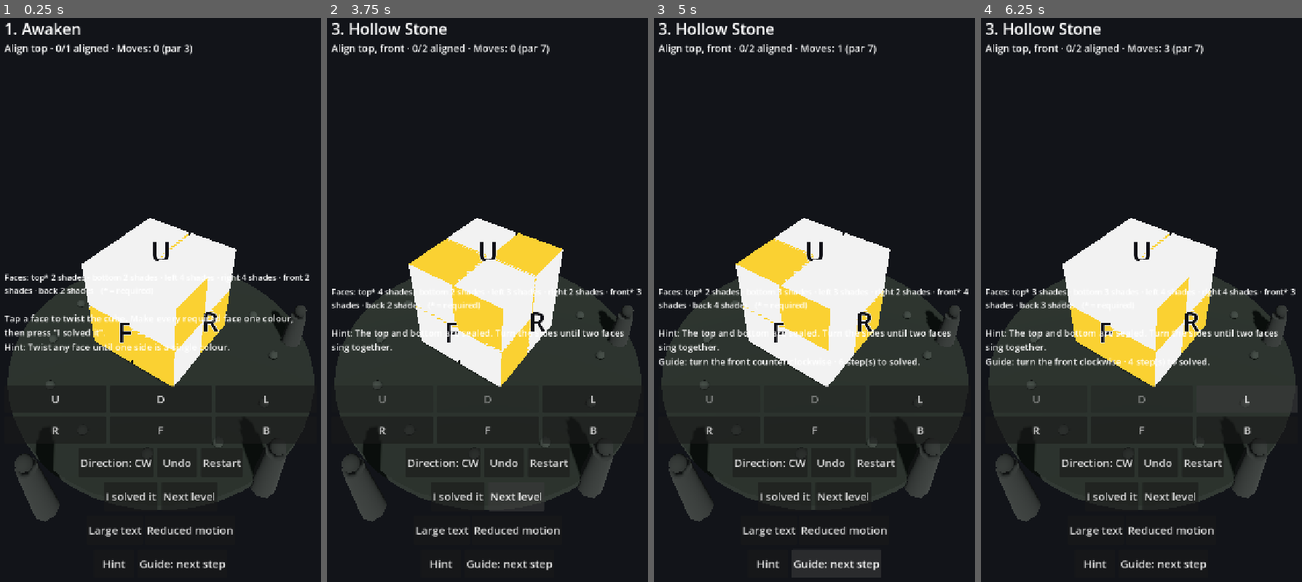
Above: before the commit, frames 1-4 (left to right).
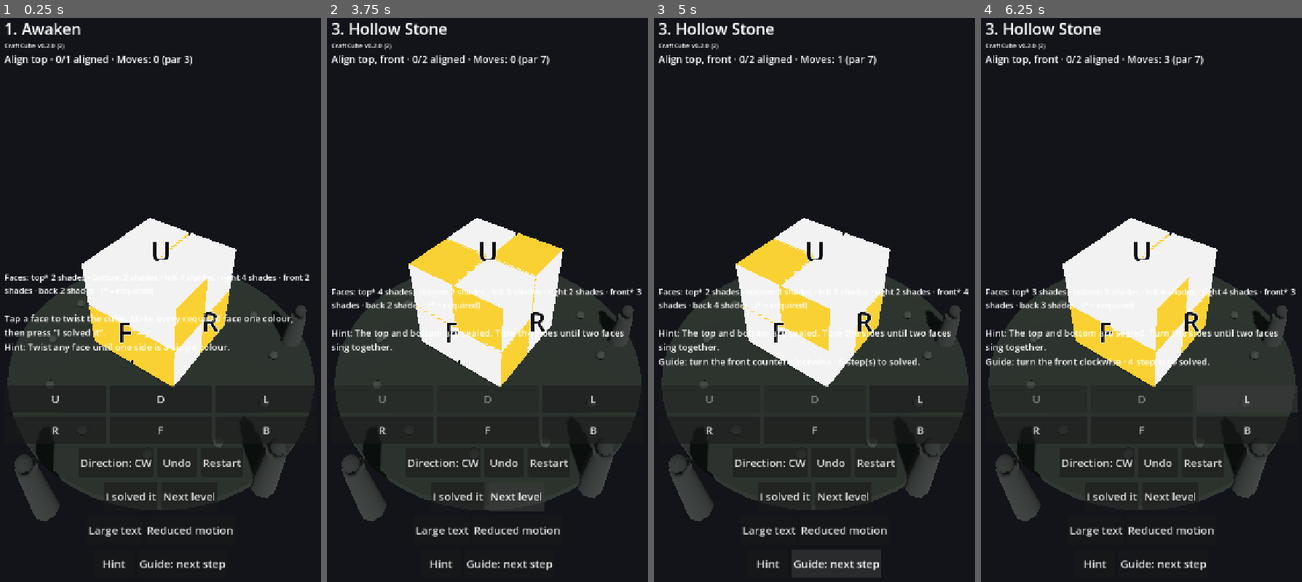
Above: after the commit, the same moments.

Repository: downwitherfan-design/CraftCube
Game: Godot game, scene res://scenes/Main.tscn
Two runs of this game, one before a commit and one after it. Both use one fixed random seed, a clock stepped at 60 frames per second and the inputs below.
Inputs:
- Up to frame 1 (0.25 s): no input
- Up to frame 2 (3.75 s): click "Restart" at 0.5 s; click "Restart" at 1.25 s; click "Restart" at 2 s; click "Next level" at 2.75 s; click "Next level" at 3.5 s
- Up to frame 3 (5 s): click "Guide: next step" at 4.25 s
- Up to frame 4 (6.25 s): click "Guide: next step" at 5 s; click "L" at 5.75 s

The runs differ from the first frame. In frame 1, 1.0% of the frame differs, in the area x 1-60%, y 4-9%; in frame 2, 1.1%, in the area x 1-70%, y 4-9%; in frame 3, 1.0%; in frame 4, 1.1%.

Commit message:
Epic 0.3 release tooling: versioned APK pipeline + single-source version truth
Implements the permanent requirement that every release-ready milestone
publishes a versioned APK via GitHub Releases (12_RELEASE/ANDROID_RELEASE_POLICY.md).

- game/app_version.json: single source of truth (0.2.0 / versionCode 2) + released ledger.
- game/scripts/game/version.gd: runtime reader; HUD shows the version from the same file.
- game/ci/validate_version.py: fails if export_presets.cfg / version.gd / ledger drift.
- game/ci/verify_apk.py: dependency-free AXML/APK metadata verifier (package, versionName,
  versionCode, minSdk, architecture, signing) reading the real artifact.
- game/ci/build_android.sh: clean stale outputs, validate, test, verify, stage a versioned
  APK + .sha256 + .json provenance into dist/release/; fail visibly otherwise.
- .github/workflows/craftcube-release.yml: tag/dispatch -> build, verify, artifact, GitHub Release.
- run_tests.gd: version single-source-of-truth + HUD version label regression tests.
- CR-0015/CR-0016 route AI-12-owned workflow/policy ratification.

Local evidence: build_android.sh -> CI: PASS; suite 388 passed / 0 failed;
dist/release/CraftCube-v0.2.0-android-arm64-v8a-debug.apk verified.

Co-authored-by: openhands <openhands@all-hands.dev>

Diff:
--- /dev/null
+++ b/game/app_version.json
@@ -0,0 +1,21 @@
+{
+  "app_version": "0.2.0",
+  "version_code": 2,
+  "android": {
+    "package": "com.downwitherfandesign.craftcube",
+    "min_sdk": 24,
+    "target_sdk": 36,
+    "architectures": ["arm64-v8a"],
+    "signing": "debug"
+  },
+  "released": [
+    {
+      "version": "0.1.0",
+      "version_code": 1,
+      "tag": null,
+      "date": null,
+      "type": "development",
+      "notes": "Initial Godot playable Chapter 01 slice (never published as a GitHub Release; recorded for monotonicity)."
+    }
+  ]
+}
--- a/game/scripts/game/hud.gd
+++ b/game/scripts/game/hud.gd
@@ -24,6 +24,7 @@
 var _step_btn: Button
 var _readiness: Label
 var _resonance: Label
+var _version: Label
 
 ## Accessibility state: large text and reduced motion, both persisted in the settings file.
 var _reduced_motion := false
@@ -106,6 +107,11 @@
 	_readiness = _label("", 18)
 	_resonance = _label("", 18)
 	outer.add_child(_title)
+	# Single source of truth: the app version shown here comes from res://app_version.json.
+	_version = _label("", 14)
+	var ver := Version.display()
+	_version.text = ("CraftCube " + ver) if ver != "" else ""
+	outer.add_child(_version)
 	outer.add_child(_status)
 
 	var spacer := Control.new()
@@ -395,8 +401,8 @@
 func _apply_big_text(on: bool) -> void:
 	_big_text = on
 	var mult := 1.5 if _big_text else 1.0
-	for l in [_title, _status, _onboard, _hint, _story, _guide, _readiness, _resonance]:
-		var base := 34 if l == _title else (22 if (l == _status or l == _story) else (18 if (l == _readiness or l == _resonance) else 20))
+	for l in [_title, _status, _onboard, _hint, _story, _guide, _readiness, _resonance, _version]:
+		var base := 34 if l == _title else (22 if (l == _status or l == _story) else (18 if (l == _readiness or l == _resonance) else (14 if l == _version else 20)))
 		l.add_theme_font_size_override("font_size", int(base * mult))
 	for entry in _face_buttons:
 		entry["button"].add_theme_font_size_override("font_size", int(24 * mult))
--- /dev/null
+++ b/game/scripts/game/version.gd
@@ -0,0 +1,39 @@
+class_name Version
+extends RefCounted
+## Single source of truth for the CraftCube application version, read from
+## res://app_version.json. Used for the on-screen version and as the value that
+## game/ci/validate_version.py proves is consistent with export_presets.cfg.
+##
+## The authoritative application version is MAJOR.MINOR.PATCH; version_code is a
+## separate, strictly increasing Android integer (see 12_RELEASE/ANDROID_RELEASE_POLICY.md).
+
+const VERSION_PATH := "res://app_version.json"
+
+## "MAJOR.MINOR.PATCH", or "" when the file is missing/malformed.
+static func app_version() -> String:
+	return str(_read().get("app_version", ""))
+
+## Android integer version code, or 0 when unavailable.
+static func version_code() -> int:
+	return int(_read().get("version_code", 0))
+
+## "vMAJOR.MINOR.PATCH", or "" when unavailable.
+static func tag() -> String:
+	var v := app_version()
+	return "v" + v if v != "" else ""
+
+## A short label for the UI, e.g. "v0.2.0 (2)". Empty when the version is unknown.
+static func display() -> String:
+	var v := app_version()
+	if v == "":
+		return ""
+	return "v%s (%d)" % [v, version_code()]
+
+static func _read() -> Dictionary:
+	if not FileAccess.file_exists(VERSION_PATH):
+		return {}
+	var f := FileAccess.open(VERSION_PATH, FileAccess.READ)
+	if f == null:
+		return {}
+	var parsed = JSON.parse_string(f.get_as_text())
+	return parsed if parsed is Dictionary else {}
--- a/game/tests/run_tests.gd
+++ b/game/tests/run_tests.gd
@@ -58,6 +58,8 @@
 	_test_hud_big_text_persistence()
 	_test_progress_flush_on_exit()
 	_test_reduced_motion_persistence()
+	_test_version_single_source_of_truth()
+	_test_hud_version_label()
 	_test_animated_chapter_end_to_end()
 	_test_guided_solver_domain()
 	_test_guided_solver_controller()
@@ -1251,6 +1253,63 @@
 	m2.free()
 	SaveManager.delete_settings(p)
 
+## Versioned-APK release policy: the application version has ONE source of truth
+## (res://app_version.json). These tests fail loudly if the export preset, the version
+## reader, or the HUD drift away from it.
+func _test_version_single_source_of_truth() -> void:
+	print("[version single source of truth]")
+	var meta := Version._read()
+	_check("app_version.json is readable", not meta.is_empty())
+	var ver := Version.app_version()
+	var code := Version.version_code()
+	_check("app_version is MAJOR.MINOR.PATCH", ver.split(".").size() == 3)
+	_check("version_code is a positive integer", code > 0)
+	_check("Version.tag prefixes with v", Version.tag() == "v" + ver)
+
+	# The export preset (the value Godot stamps into the APK) must equal the source of truth.
+	var f := FileAccess.open("res://export_presets.cfg", FileAccess.READ)
+	_check("export_presets.cfg is readable", f != null)
+	var preset_name := ""
+	var preset_code := ""
+	var preset_pkg := ""
+	if f != null:
+		for line in f.get_as_text().split("\n"):
+			var s := line.strip_edges()
+			if s.begins_with("version/name="):
+				preset_name = s.split("=", true, 1)[1].strip_edges().trim_prefix('"').trim_suffix('"')
+			elif s.begins_with("version/code="):
+				preset_code = s.split("=", true, 1)[1].strip_edges()
+			elif s.begins_with("package/unique_name="):
+				preset_pkg = s.split("=", true, 1)[1].strip_edges().trim_prefix('"').trim_suffix('"')
+	_eq("export version/name equals app_version", preset_name, ver)
+	_eq("export version/code equals version_code", preset_code, str(code))
+	_eq("export package equals android.package", preset_pkg, str(meta.get("android", {}).get("package", "")))
+
+	# The released ledger must keep version_code strictly increasing and never reuse a version.
+	var released: Array = meta.get("released", [])
+	var monotonic := true
+	var reused := false
+	for rec in released:
+		if int(rec.get("version_code", 0)) >= code:
+			monotonic = false
+		if str(rec.get("version", "")) == ver:
+			reused = true
+	_check("version_code is greater than every released version_code", monotonic)
+	_check("app_version is not already in the released ledger", not reused)
+
+## The HUD shows the version read from the single source of truth.
+func _test_hud_version_label() -> void:
+	print("[hud version label]")
+	var m = load("res://scenes/Main.tscn").instantiate()
+	m._ready()
+	var hud = m.get_node("HUD")
+	_check("hud has a version label", hud._version != null)
+	_check("hud version label names the app and version", str(hud._version.text).contains(Version.app_version()))
+	_check("hud version label matches the shared display string", str(hud._version.text) == "CraftCube " + Version.display())
+	if m.get_parent() != null:
+		m.get_parent().remove_child(m)
+	m.free()
+
 ## Play the whole chapter through the real scene using ANIMATED turns (each turn started via
 ## the controller and settled through the tween path), asserting the rendered cube matches
 ## the truth layer after every turn and that progression/rewards/discoveries advance.
Not shown, changed: game/export_presets.cfg
Not shown, added: game/scripts/game/version.gd.uid
Not shown, added: .github/workflows/craftcube-release.yml
Not shown, changed: 11_INTEGRATION/CHANGE_REQUESTS.md
Not shown, added: 12_RELEASE/ANDROID_RELEASE_POLICY.md
Not shown, added: 12_RELEASE/release_notes/RELEASE_NOTES_TEMPLATE.md
Not shown, changed: game/ci/build_android.sh
Not shown, added: game/ci/validate_version.py
Not shown, added: game/ci/verify_apk.py
Not shown, changed: game/docs/evidence/session10_build.log
